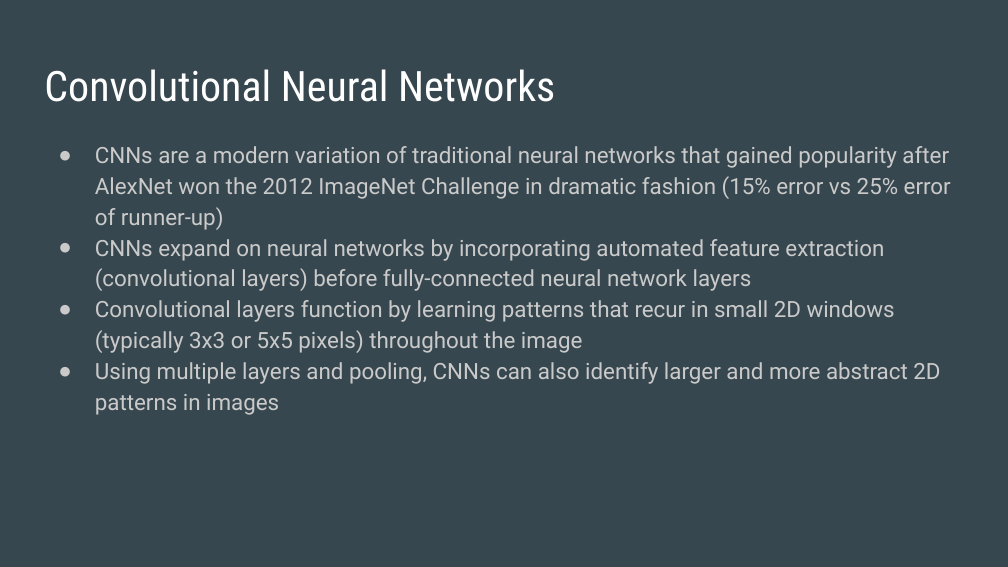
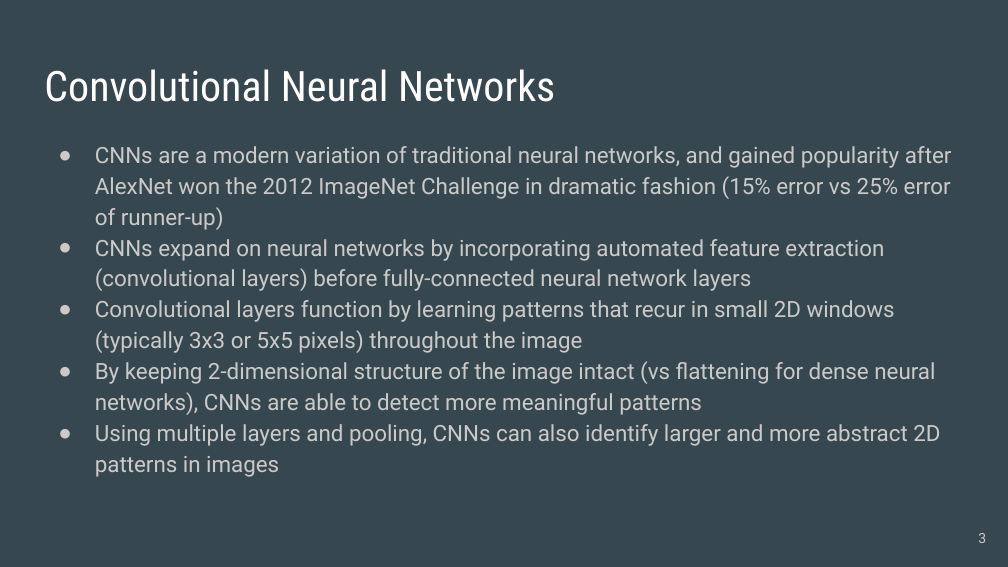
Before and after one commit to MadsenNils/Springboard-Capstone-2-yelp, a slide deck: slide 3 of reports/04_Capstone 2 Final Slides.pptx (slide 7 before the commit). Drawn at 1008x567 pixels with LibreOffice and Linux fonts; fonts in the diff are those of the drawing. Boxes give left, top, right and bottom in pixels: in the first picture for what was removed or moved away, otherwise in the second. Text is boxed around its words. In the diff, an @@ line names an element or a change of style, - is before the commit and + after.

```diff
--- a/reports/04_Capstone 2 Final Slides.pptx
+++ b/reports/04_Capstone 2 Final Slides.pptx
@@ text at [95,146,952,230]: text changed @@
-● CNNs are a modern variation of traditional neural networks that gained popularity after AlexNet won the 2012 ImageNet Challenge in dramatic fashion (15% error vs 25% error of runner-up)
+● CNNs are a modern variation of traditional neural networks, and gained popularity after AlexNet won the 2012 ImageNet Challenge in dramatic fashion (15% error vs 25% error of runner-up)
@@ text at [95,361,935,415]: paragraph added @@
+● By keeping 2-dimensional structure of the image intact (vs flattening for dense neural networks), CNNs are able to detect more meaningful patterns
@@ page number added at [978,533,986,543], 10 pt, text #CACACA @@
+3
```
Also in this commit, not shown: 22 other slides changed, 4 slides added, 1 slide removed.
